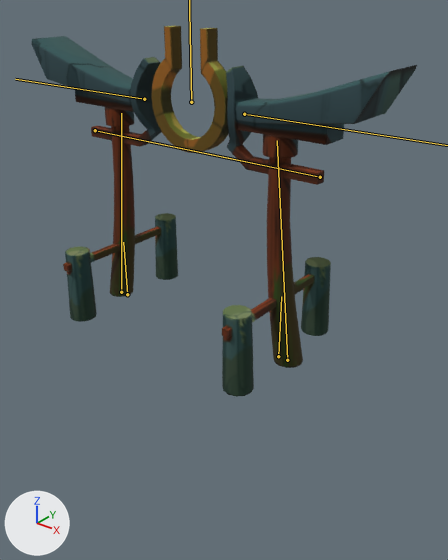
Before and after pictures for a commit that changed the FBX model Assets/Resources/Models/Torii_Portal.fbx.
Camera for both pictures: a 50 mm camera at (9.34, -10.54, 8.05) aimed at (0.32, 0.74, 1.05). Arrows for +X, +Y and +Z are at lower left; the lights stay in place. The bones that change are drawn over the model as lines.

Objects in the first picture: 'Torii_Portal'.
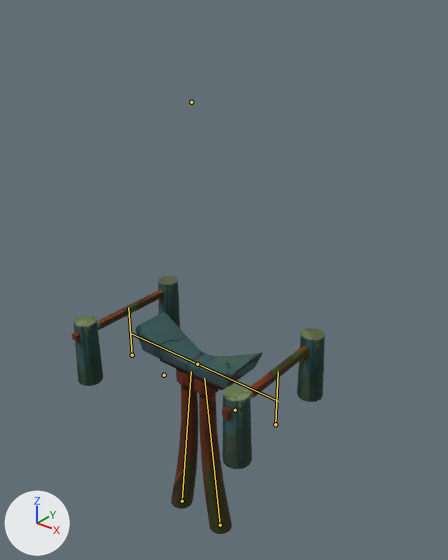
The newer file adds an action. The first version stands in its rest pose; the second is drawn at frame 1 of the action 'Torii_Armature|Gate_Opening'.

Boxes [x1, y1, x2, y2] around the edits, measured in the pictures (448 x 560 px):
'Torii_Portal', posed
    before: [31, 26, 417, 397]
    after: [72, 276, 325, 534]
bone 'pole.R', root to tip
    before: (287, 360) to (277, 140)
    after: (220, 525) to (204, 378)
bone 'under_roof.R', root to tip
    before: (320, 177) to (138, 139)
    after: (235, 410) to (235, 410)
bone 'low_poles_handle.R', root to tip
    before: (278, 356) to (281, 296)
    after: (275, 424) to (278, 371)
bone 'pole.L', root to tip
    before: (121, 292) to (121, 113)
    after: (182, 501) to (191, 371)
bone 'under_roof.L', root to tip
    before: (95, 130) to (255, 163)
    after: (164, 375) to (164, 375)
bone 'roof.L', root to tip
    before: (144, 99) to (15, 79)
    after: (197, 364) to (130, 333)
bone 'low_poles_handle.L', root to tip
    before: (127, 294) to (123, 242)
    after: (132, 355) to (128, 307)

Diff of the bpy script that builds the scene:
```diff
--- a/Assets/Resources/Models/Torii_Portal.fbx.py
+++ b/Assets/Resources/Models/Torii_Portal.fbx.py
@@ bone_pole_r @@
 bone_pole_r = bpy.data.objects['Torii_Armature'].pose.bones['pole.R']  # child of 'root'
-bone_pole_r.location = (0.0, 0.0, 0.0)
+bone_pole_r.location = (-2.73, -6.46, 0.0)
@@ bone_under_roof_r @@
 bone_under_roof_r = bpy.data.objects['Torii_Armature'].pose.bones['under_roof.R']  # child of 'pole.R'
-bone_under_roof_r.rotation_quaternion = (1.0, 0.0, 0.0, 0.0)  # degrees (0, 0, 0)
-bone_under_roof_r.scale = (1.0, 1.0, 1.0)
+bone_under_roof_r.rotation_quaternion = (0.0, 0.0, 0.0, 2.0)  # degrees (0, 0, 180)
+bone_under_roof_r.scale = (0.0, 0.0, 0.0)
@@ bone_roof_r @@
 bone_roof_r = bpy.data.objects['Torii_Armature'].pose.bones['roof.R']  # child of 'pole.R'
-bone_roof_r.location = (0.0, 0.0, 0.0)
-bone_roof_r.scale = (1.0, 1.0, 1.0)
+bone_roof_r.location = (0.0, 0.59, 0.09)
+bone_roof_r.scale = (1.0, 0.51, 0.67)
@@ bone_circle @@
 bone_circle = bpy.data.objects['Torii_Armature'].pose.bones['circle']  # child of 'root'
-bone_circle.rotation_quaternion = (1.0, 0.0, 0.0, 0.0)  # degrees (0, 0, 0)
-bone_circle.scale = (1.0, 1.0, 1.0)
+bone_circle.rotation_quaternion = (0.0, 0.0, 0.0, 2.0)  # degrees (0, 0, 180)
+bone_circle.scale = (0.0, 0.0, 0.0)
@@ bone_low_poles_handle_r @@
 bone_low_poles_handle_r = bpy.data.objects['Torii_Armature'].pose.bones['low_poles_handle.R']  # child of 'root'
-bone_low_poles_handle_r.location = (0.0, 0.0, 0.0)
+bone_low_poles_handle_r.location = (0.0, -2.02, 0.0)
@@ bone_pole_l @@
 bone_pole_l = bpy.data.objects['Torii_Armature'].pose.bones['pole.L']  # child of 'root'
-bone_pole_l.location = (0.0, 0.0, 0.0)
+bone_pole_l.location = (2.73, -6.46, 0.0)
@@ bone_under_roof_l @@
 bone_under_roof_l = bpy.data.objects['Torii_Armature'].pose.bones['under_roof.L']  # child of 'pole.L'
-bone_under_roof_l.rotation_quaternion = (1.0, 0.0, 0.0, 0.0)  # degrees (0, 0, 0)
-bone_under_roof_l.scale = (1.0, 1.0, 1.0)
+bone_under_roof_l.rotation_quaternion = (0.0, 0.0, 0.0, 2.0)  # degrees (0, 0, 180)
+bone_under_roof_l.scale = (0.0, 0.0, 0.0)
@@ bone_roof_l @@
 bone_roof_l = bpy.data.objects['Torii_Armature'].pose.bones['roof.L']  # child of 'pole.L'
-bone_roof_l.location = (0.0, 0.0, 0.0)
-bone_roof_l.scale = (1.0, 1.0, 1.0)
+bone_roof_l.location = (0.0, 0.59, 0.09)
+bone_roof_l.scale = (1.0, 0.51, 0.67)
@@ bone_low_poles_handle_l @@
 bone_low_poles_handle_l = bpy.data.objects['Torii_Armature'].pose.bones['low_poles_handle.L']  # child of 'root'
-bone_low_poles_handle_l.location = (0.0, 0.0, 0.0)
+bone_low_poles_handle_l.location = (0.0, -2.02, 0.0)
```
